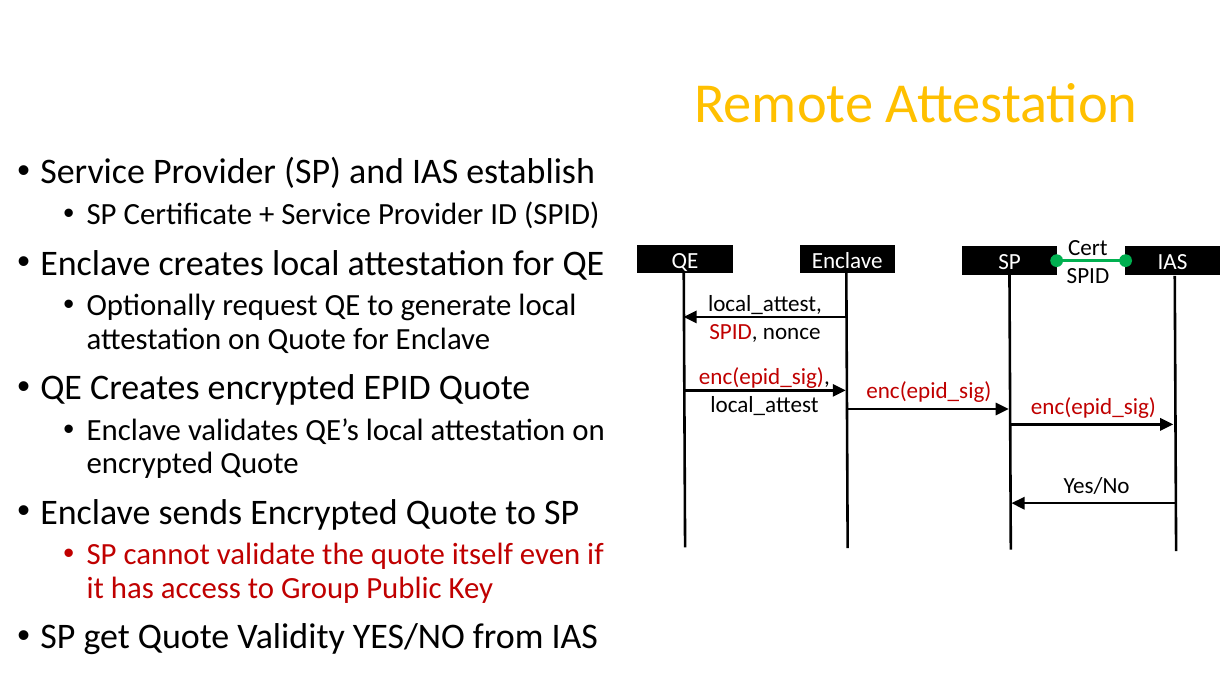
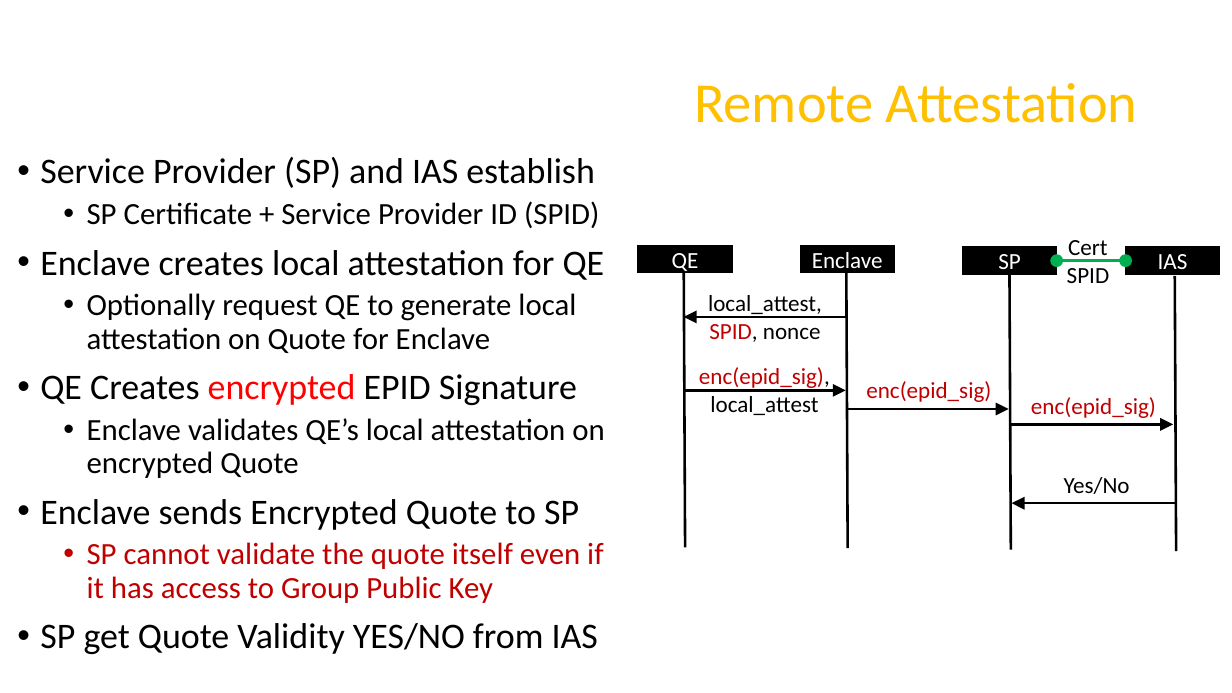
Before and after one commit to axelexic/sgx_remote_attestation_bh_17, a slide deck: slide 17 of presentation/us-17-Swami-SGX-Remote-Attestation-Is-Not-Sufficient.pptx (slide 19 before the commit). Drawn at 1232x693 pixels with LibreOffice and Linux fonts; fonts in the diff are those of the drawing; background and template pictures are left out. Boxes give left, top, right and bottom in pixels: in the first picture for what was removed or moved away, otherwise in the second. Text is boxed around its words. In the diff, an @@ line names an element or a change of style, - is before the commit and + after.

```diff
--- a/presentation/us-17-Swami-SGX-Remote-Attestation-Is-Not-Sufficient.pptx
+++ b/presentation/us-17-Swami-SGX-Remote-Attestation-Is-Not-Sufficient.pptx
@@ text at [40,374,577,405]: text changed @@
-• QE Creates encrypted EPID Quote
+• QE Creates encrypted EPID Signature
```
Also in this commit, not shown: 12 other slides changed, 4 slides added, 2 slides removed, 3 other files.
